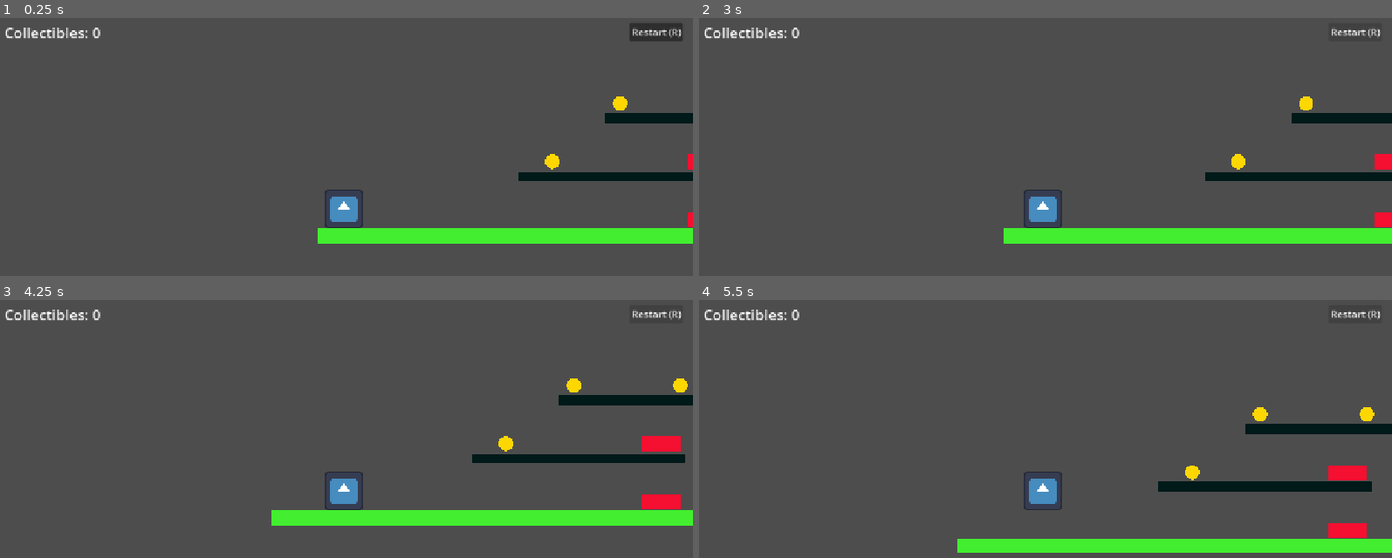
Above: before the commit, frames 1-4 (two rows, left to right).
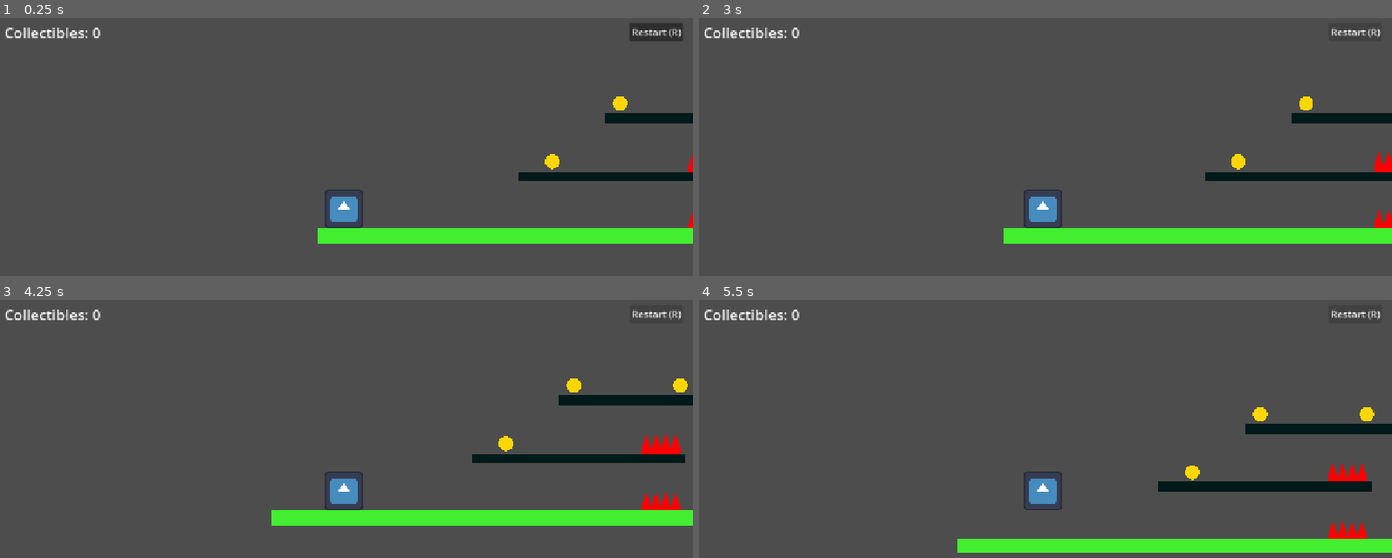
Above: after the commit, the same moments.

Repository: jarquafelmu/platformer-spike
Game: Godot game, scene res://scenes/levels/prototype.tscn
The game is run twice, just before and just after one commit, with the same random seed, the same clock (stepped at 60 frames per second) and the same inputs. The engine's default icon, where the game draws it, is replaced by a stand-in: a white triangle on a blue panel in a dark square.
Inputs:
- Up to frame 1 (0.25 s): no input
- Up to frame 2 (3 s): click "Restart (R)" at 0.5 s; click "Restart (R)" at 1.25 s; click "Restart (R)" at 2 s; tap Enter at 2.75 s; hold D (move_right) from 2.78 s (still down)
- Up to frame 3 (4.25 s): keep holding D (move_right); tap Space (jump) at 3.02, 3.77 s
- Up to frame 4 (5.5 s): release D (move_right) at 4.28 s; hold A (move_left) 4.28-5.03 s; hold D (move_right) from 5.03 s (still down); tap Space (jump) at 5.27 s

The runs differ from the first frame. In frame 1, 0.1% of the frame differs, in the area x 99-100%, y 52-82%; in frame 2, 0.3%; in frame 3, 0.8%, in the area x 92-99%, y 52-82%; in frame 4, 0.7%.

Commit message:
feat: update hazard to resemble spikes

Diff:
--- a/scenes/hazard/hazard.tscn
+++ b/scenes/hazard/hazard.tscn
@@ -3,19 +3,21 @@
 [ext_resource type="Script" uid="uid://bu6xkh4urfly3" path="res://scenes/hazard/hazard.gd" id="1_hh53t"]
 
 [sub_resource type="RectangleShape2D" id="RectangleShape2D_7u1wl"]
-size = Vector2(64, 24)
+size = Vector2(60, 24)
 
 [node name="Hazard" type="Area2D" unique_id=1005165900]
 script = ExtResource("1_hh53t")
+metadata/_edit_vertical_guides_ = [16.0]
+metadata/_edit_horizontal_guides_ = [32.0, -32.0]
 
 [node name="CollisionShape2D" type="CollisionShape2D" parent="." unique_id=1963868985]
+position = Vector2(0, 4)
 shape = SubResource("RectangleShape2D_7u1wl")
 
-[node name="ColorRect" type="ColorRect" parent="." unique_id=2122865448]
-offset_left = -32.0
-offset_top = -12.0
-offset_right = 32.0
-offset_bottom = 12.0
-color = Color(0.9607843, 0.05882353, 0.19215687, 1)
+[node name="Polygon2D" type="Polygon2D" parent="." unique_id=735144197]
+position = Vector2(40, -8)
+color = Color(1, 0, 0, 1)
+polygon = PackedVector2Array(-72, 24, -72, 16, -64, -8, -56, 16, -48, -8, -40, 16, -32, -8, -24, 16, -16, -8, -8, 16, -8, 24)
+uv = PackedVector2Array(-72, 24, -72, 16, -64, -8, -56, 16, -48, -8, -40, 16, -32, -8, -24, 16, -16, -8, -8, 16, -8, 24)
 
 [connection signal="body_entered" from="." to="." method="_on_body_entered"]
